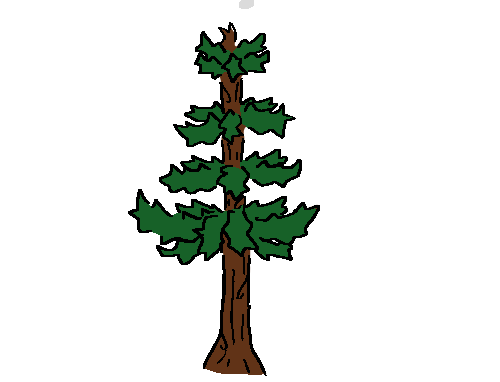
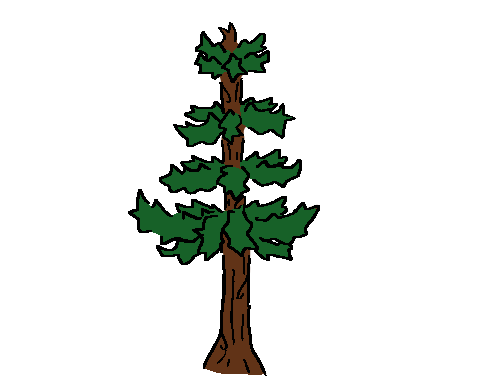
Layered file, before and after one edit (500 × 382). Changes by layer:
painted on "Capa de pintura 16" over (231, 0, 254, 47)
hid "Capa de pintura 1" over (231, 0, 254, 47)
